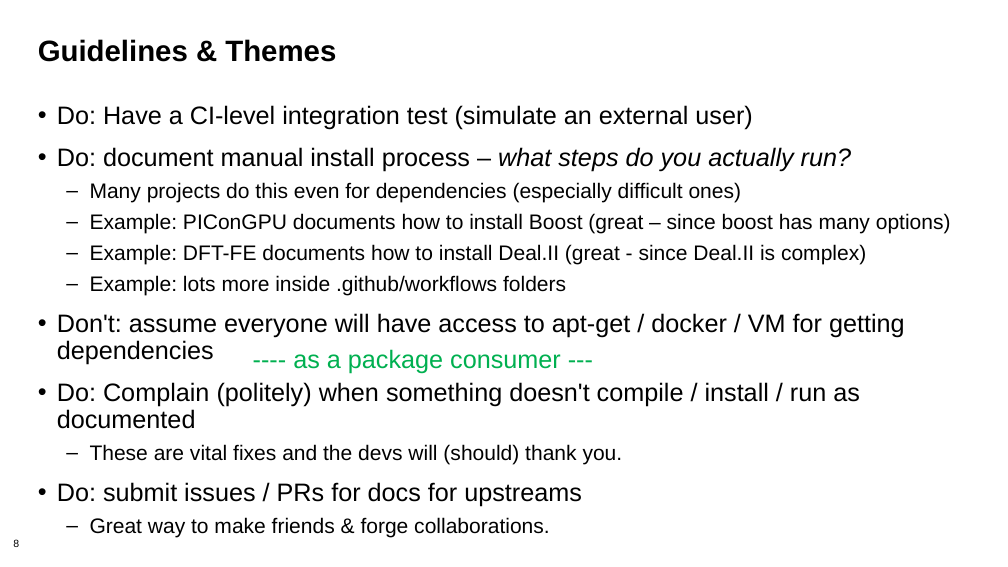
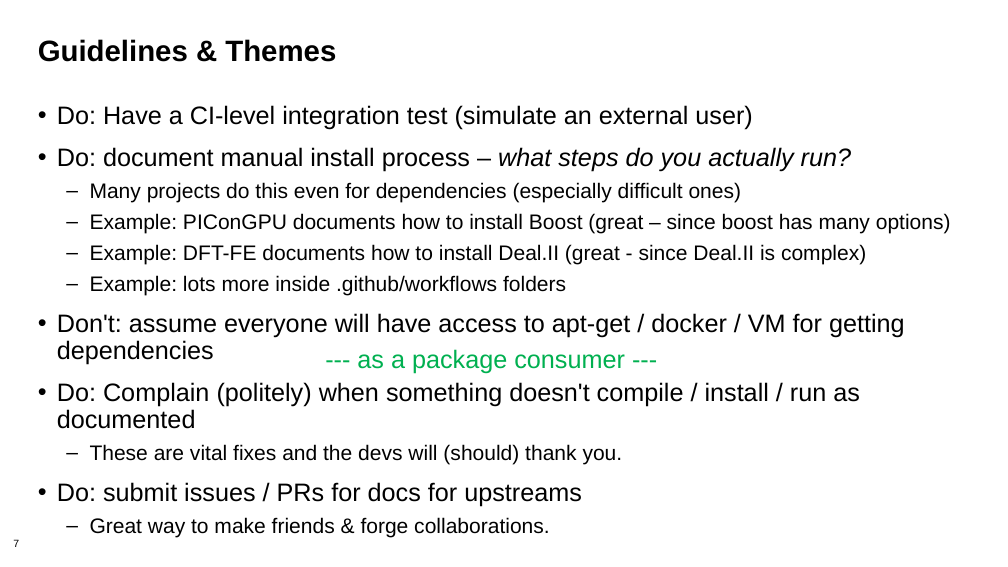
Before and after one commit to bssw-tutorial/presentations, a slide deck: slide 7 of packaging.pptx (slide 8 before the commit). Drawn at 1008x567 pixels with LibreOffice and Linux fonts; fonts in the diff are those of the drawing; background and template pictures are left out. Boxes give left, top, right and bottom in pixels: in the first picture for what was removed or moved away, otherwise in the second. Text is boxed around its words. In the diff, an @@ line names an element or a change of style, - is before the commit and + after.

```diff
--- a/packaging.pptx
+++ b/packaging.pptx
@@ text at (357, 349, 625, 374): text changed @@
----- as a package consumer ---
+--- as a package consumer ---
@@ page number at (13, 539, 19, 547): text changed @@
-8
+7
```
Also in this commit, not shown: 18 other slides changed, 1 slide added, 2 slides removed, 7 other files.
